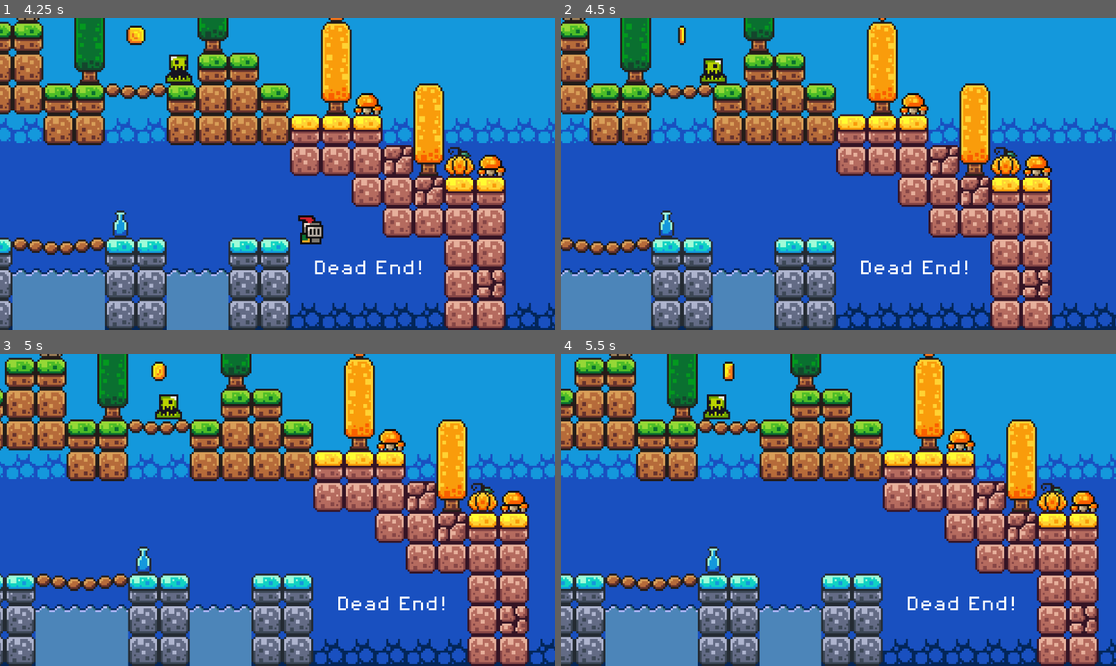
Above: before the commit, frames 1-4 (two rows, left to right).
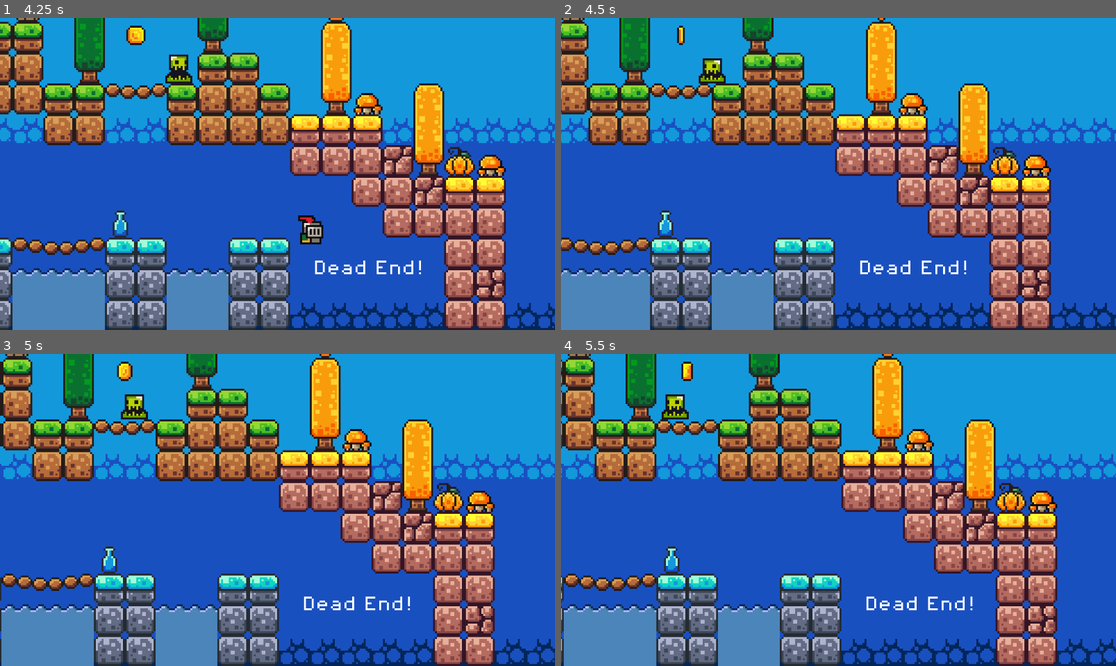
Above: after the commit, the same moments.

Repository: BenGherkin/first-game
Game: Godot game, scene res://scenes/game.tscn
Same seed, same stepped clock (60 frames per second), same inputs: the game is played once before the commit and once after it.
Inputs:
- Up to frame 1 (4.25 s): hold D (move_right) 0.53-2.03 s; tap Space (jump) at 0.6, 0.77, 1.07, 1.35, 1.52, 1.82, 2.1, 2.85, 3.02, 3.32, 3.6, 3.77, 4.07 s; hold A (move_left) 2.03-2.78 s; hold D (move_right) from 2.78 s (still down)
- Up to frame 2 (4.5 s): release D (move_right) at 4.28 s; hold A (move_left) from 4.28 s (still down); tap Space (jump) at 4.35 s
- Up to frame 3 (5 s): keep holding A (move_left); tap Space (jump) at 4.52, 4.82 s
- Up to frame 4 (5.5 s): release A (move_left) at 5.03 s; hold D (move_right) from 5.03 s (still down); tap Space (jump) at 5.1 s

Frame 1 is identical in both runs. In frame 2, 10% of the frame differs, in the area x 0-100%, y 0-100%; in frame 3, 46%; in frame 4, 51%.

Commit message:
Added more sounds, polished death animation

Diff:
--- a/default_bus_layout.tres
+++ b/default_bus_layout.tres
@@ -12,5 +12,5 @@
 bus/2/solo = false
 bus/2/mute = false
 bus/2/bypass_fx = false
-bus/2/volume_db = 0.0
+bus/2/volume_db = -9.209199
 bus/2/send = &"Master"
--- a/scenes/coin.tscn
+++ b/scenes/coin.tscn
@@ -211,6 +211,7 @@
 
 [node name="PickupSound" type="AudioStreamPlayer2D" parent="." unique_id=2116114799]
 stream = ExtResource("3_11l1o")
+bus = &"SFX"
 
 [node name="AnimationPlayer" type="AnimationPlayer" parent="." unique_id=2005949230]
 libraries/ = SubResource("AnimationLibrary_wnlwo")
--- a/scenes/player.tscn
+++ b/scenes/player.tscn
@@ -2,6 +2,8 @@
 
 [ext_resource type="Texture2D" uid="uid://cfsd4p82x83g" path="res://assets/sprites/knight.png" id="1_3vyb7"]
 [ext_resource type="Script" uid="uid://bhqlgaeisqull" path="res://scripts/player.gd" id="1_g2els"]
+[ext_resource type="AudioStream" uid="uid://bi3aihh6egamy" path="res://assets/sounds/hurt.wav" id="3_qhqgy"]
+[ext_resource type="AudioStream" uid="uid://djyjise4qu42w" path="res://assets/sounds/jump.wav" id="4_dqkch"]
 
 [sub_resource type="AtlasTexture" id="AtlasTexture_4ni07"]
 atlas = ExtResource("1_3vyb7")
@@ -204,6 +206,104 @@
 [sub_resource type="CircleShape2D" id="CircleShape2D_fjrip"]
 radius = 5.0
 
+[sub_resource type="Animation" id="Animation_dqkch"]
+length = 0.001
+tracks/0/type = "value"
+tracks/0/imported = false
+tracks/0/enabled = true
+tracks/0/path = NodePath("CollisionShape2D:visible")
+tracks/0/interp = 1
+tracks/0/loop_wrap = true
+tracks/0/keys = {
+"times": PackedFloat32Array(0),
+"transitions": PackedFloat32Array(1),
+"update": 1,
+"values": [true]
+}
+tracks/1/type = "value"
+tracks/1/imported = false
+tracks/1/enabled = true
+tracks/1/path = NodePath("deathSound:playing")
+tracks/1/interp = 1
+tracks/1/loop_wrap = true
+tracks/1/keys = {
+"times": PackedFloat32Array(0),
+"transitions": PackedFloat32Array(1),
+"update": 1,
+"values": [false]
+}
+
+[sub_resource type="Animation" id="Animation_qlg0r"]
+resource_name = "death"
+length = 0.001
+tracks/0/type = "value"
+tracks/0/imported = false
+tracks/0/enabled = true
+tracks/0/path = NodePath("CollisionShape2D:visible")
+tracks/0/interp = 1
+tracks/0/loop_wrap = true
+tracks/0/keys = {
+"times": PackedFloat32Array(0),
+"transitions": PackedFloat32Array(1),
+"update": 1,
+"values": [false]
+}
+tracks/1/type = "value"
+tracks/1/imported = false
+tracks/1/enabled = true
+tracks/1/path = NodePath("deathSound:playing")
+tracks/1/interp = 1
+tracks/1/loop_wrap = true
+tracks/1/keys = {
+"times": PackedFloat32Array(0),
+"transitions": PackedFloat32Array(1),
+"update": 1,
+"values": [true]
+}
+
+[sub_resource type="AnimationLibrary" id="AnimationLibrary_tuyoq"]
+_data = {
+&"RESET": SubResource("Animation_dqkch"),
+&"death": SubResource("Animation_qlg0r")
+}
+
+[sub_resource type="Animation" id="Animation_tuyoq"]
+length = 0.001
+tracks/0/type = "value"
+tracks/0/imported = false
+tracks/0/enabled = true
+tracks/0/path = NodePath("jumpSound:playing")
+tracks/0/interp = 1
+tracks/0/loop_wrap = true
+tracks/0/keys = {
+"times": PackedFloat32Array(0),
+"transitions": PackedFloat32Array(1),
+"update": 1,
+"values": [false]
+}
+
+[sub_resource type="Animation" id="Animation_fjrip"]
+resource_name = "jump"
+length = 0.001
+tracks/0/type = "value"
+tracks/0/imported = false
+tracks/0/enabled = true
+tracks/0/path = NodePath("jumpSound:playing")
+tracks/0/interp = 1
+tracks/0/loop_wrap = true
+tracks/0/keys = {
+"times": PackedFloat32Array(0),
+"transitions": PackedFloat32Array(1),
+"update": 1,
+"values": [true]
+}
+
+[sub_resource type="AnimationLibrary" id="AnimationLibrary_smehm"]
+_data = {
+&"RESET": SubResource("Animation_tuyoq"),
+&"jump": SubResource("Animation_fjrip")
+}
+
 [node name="player" type="CharacterBody2D" unique_id=1010728638]
 z_index = 5
 collision_layer = 2
@@ -212,9 +312,24 @@
 [node name="AnimatedSprite2D" type="AnimatedSprite2D" parent="." unique_id=1103289380]
 position = Vector2(0, -12)
 sprite_frames = SubResource("SpriteFrames_tuyoq")
-animation = &"death"
+animation = &"idle"
 autoplay = "idle"
+frame_progress = 0.6424676
 
 [node name="CollisionShape2D" type="CollisionShape2D" parent="." unique_id=1976752165]
 position = Vector2(0, -5)
 shape = SubResource("CircleShape2D_fjrip")
+
+[node name="deathSound" type="AudioStreamPlayer2D" parent="." unique_id=294944696]
+stream = ExtResource("3_qhqgy")
+bus = &"SFX"
+
+[node name="jumpSound" type="AudioStreamPlayer2D" parent="." unique_id=2002809433]
+stream = ExtResource("4_dqkch")
+bus = &"SFX"
+
+[node name="deathNote" type="AnimationPlayer" parent="." unique_id=184654623]
+libraries/ = SubResource("AnimationLibrary_tuyoq")
+
+[node name="jumpNote" type="AnimationPlayer" parent="." unique_id=828041462]
+libraries/ = SubResource("AnimationLibrary_smehm")
--- a/scripts/game_manager.gd
+++ b/scripts/game_manager.gd
@@ -3,10 +3,13 @@
 
 var score = 0
 @onready var score_label: Label = $ScoreLabel
-
+const maxScore = 14
 
 
 func add_point():
 	score += 1
 	print(score)
 	score_label.text = "You collected "+ str(score) +" coins!"
+
+	if score == maxScore:
+		score_label.text = "You collected EVERY SINGLE COIN!"
--- a/scripts/killzone.gd
+++ b/scripts/killzone.gd
@@ -4,11 +4,16 @@
 @onready var timer: Timer = $Timer
 
 
+
+
 func _on_body_entered(body: Node2D) -> void:
+	if body.has_method("die"):
+		body.die()
 	print("You Died")
 	Engine.time_scale = 0.5
-	body.get_node("CollisionShape2D").queue_free()
+	#body.get_node("CollisionShape2D").queue_free()
 	timer.start()
+
 
 
 
--- a/scripts/player.gd
+++ b/scripts/player.gd
@@ -3,9 +3,17 @@
 
 const SPEED = 130.0
 const JUMP_VELOCITY = -300.0
+var isDying = 0
 @onready var animated_sprite: AnimatedSprite2D = $AnimatedSprite2D
+@onready var death_note: AnimationPlayer = $deathNote
+@onready var death_sound: AudioStreamPlayer2D = $deathSound
+@onready var collision_shape_2d: CollisionShape2D = $CollisionShape2D
+@onready var jump_note: AnimationPlayer = $jumpNote
 
-
+func die():
+	isDying = 1
+	animated_sprite.play("death")
+	death_note.play("death")
 
 func _physics_process(delta: float) -> void:
 	# Add the gravity.
@@ -13,8 +21,9 @@
 		velocity += get_gravity() * delta
 
 	# Handle jump.
-	if Input.is_action_just_pressed("jump") and is_on_floor():
+	if Input.is_action_just_pressed("jump") and is_on_floor() and isDying==0:
 		velocity.y = JUMP_VELOCITY
+		jump_note.play("jump")
 
 	# Get the input direction and handle the movement/deceleration.
 	# As good practice, you should replace UI actions with custom gameplay actions.
@@ -22,22 +31,22 @@
 	var direction := Input.get_axis("move_left", "move_right")
 
 	#flip the sprite
-	if direction > 0:
+	if direction > 0 and isDying==0:
 		animated_sprite.flip_h = false
-	elif direction < 0:
+	elif direction < 0 and isDying==0:
 		animated_sprite.flip_h = true
 
 	#play animations
 	if is_on_floor():
-		if direction == 0:
+		if direction == 0 && isDying == 0:
 			animated_sprite.play("idle")
-		else:
+		elif (direction > 0 || direction < 0) && isDying == 0 :
 			animated_sprite.play("run")
 	else:
 		animated_sprite.play("jump")
 
 	#apply movement
-	if direction:
+	if direction and isDying==0:
 		velocity.x = direction * SPEED
 	else:
 		velocity.x = move_toward(velocity.x, 0, SPEED)
